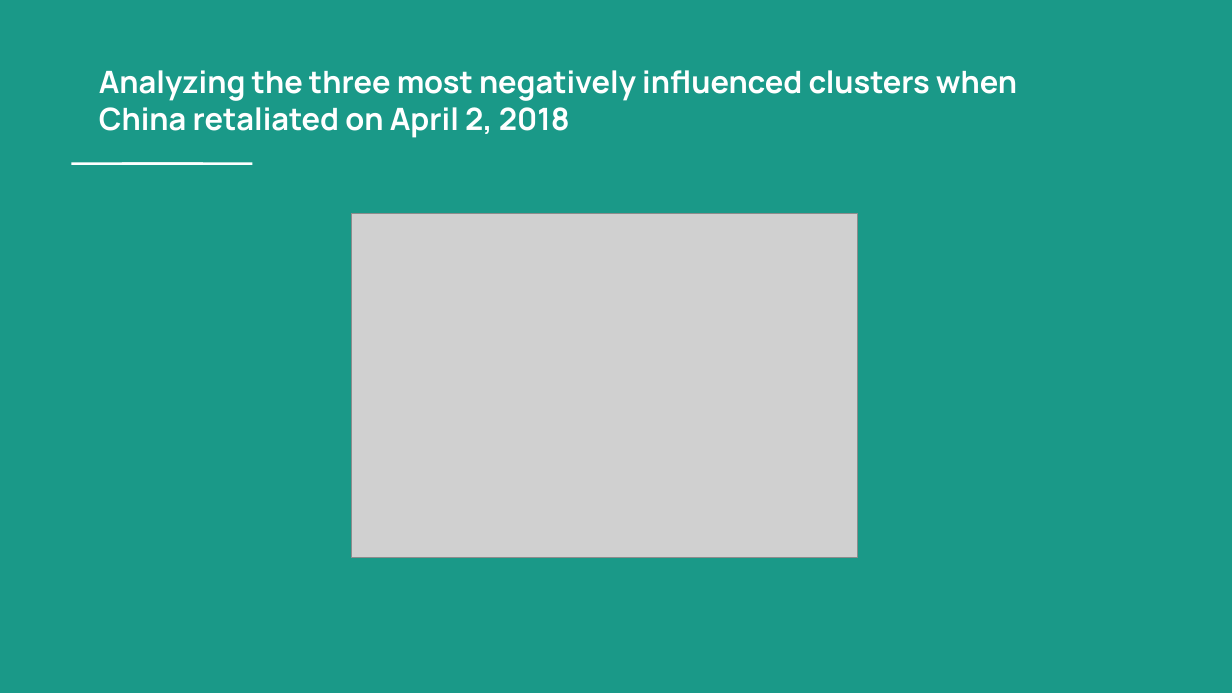
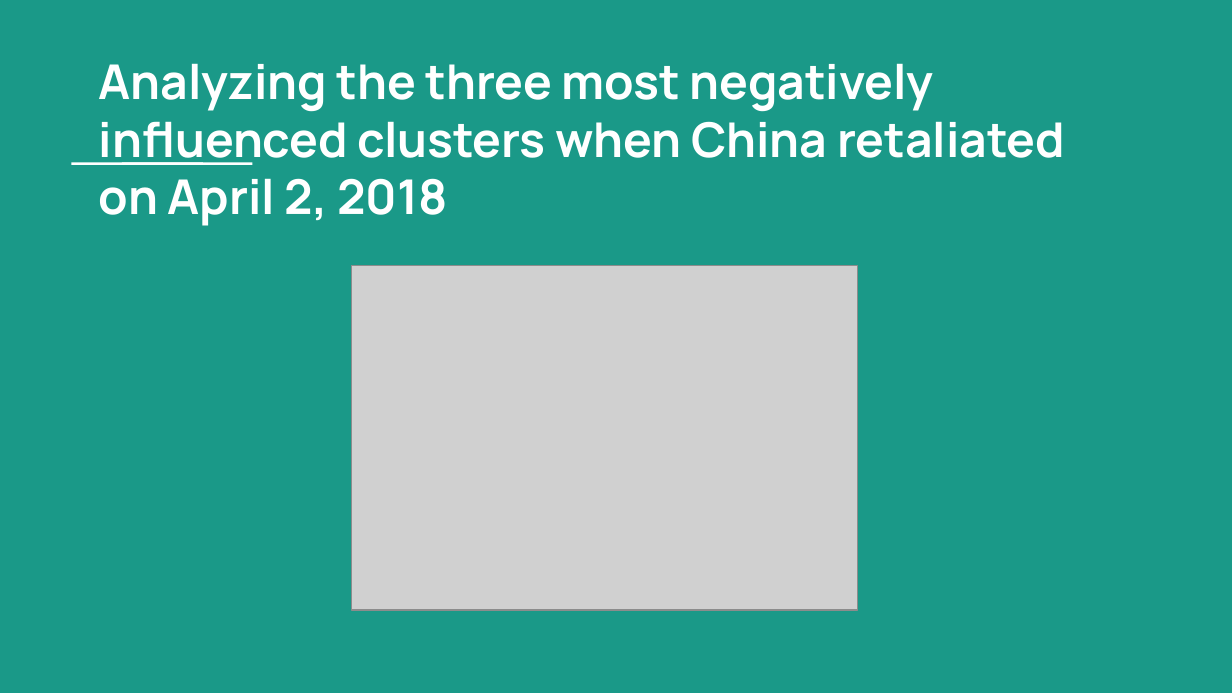
Before and after one commit to okcaiko-gmail/Fionastudy, a slide deck: slide 17 of Examination of Domestic Economic Impact of the US-China Trade War by Analyzing Stock Market Fluctuations with Unsupervised Machine Learning.pptx (slide 12 before the commit). Drawn at 1232x693 pixels with LibreOffice and Linux fonts; fonts in the diff are those of the drawing; grey boxes stand for pictures. Boxes give left, top, right and bottom in pixels: in the first picture for what was removed or moved away, otherwise in the second. Text is boxed around its words. In the diff, an @@ line names an element or a change of style, - is before the commit and + after.

```diff
--- a/Examination of Domestic Economic Impact of the US-China Trade War by Analyzing Stock Market Fluctuations with Unsupervised Machine Learning.pptx
+++ b/Examination of Domestic Economic Impact of the US-China Trade War by Analyzing Stock Market Fluctuations with Unsupervised Machine Learning.pptx
@@ title "Analyzing the three most negatively ...": place and size @@
-title "Analyzing the three most negatively ..." at [99, 70, 1017, 138]
+title "Analyzing the three most negatively ..." at [99, 63, 1065, 226]
@@ title "Analyzing the three most negatively ..." at [99, 63, 1065, 226]: size 18 to 28 pt @@
@@ picture: place and size @@
-picture at [351, 213, 857, 557]
+picture at [351, 266, 857, 610]
```
Also in this commit, not shown: 14 other slides changed, 6 slides added.
